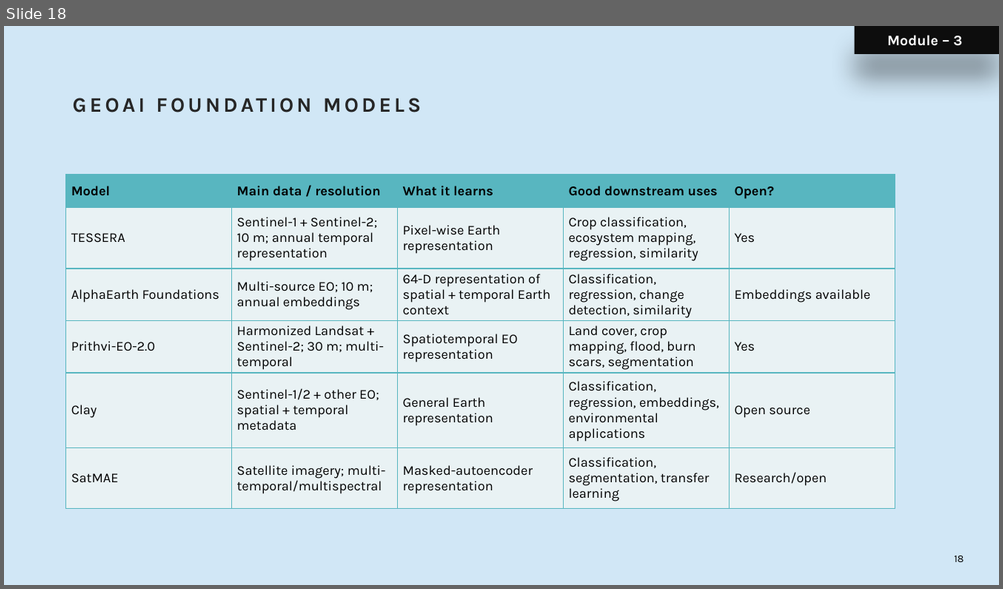
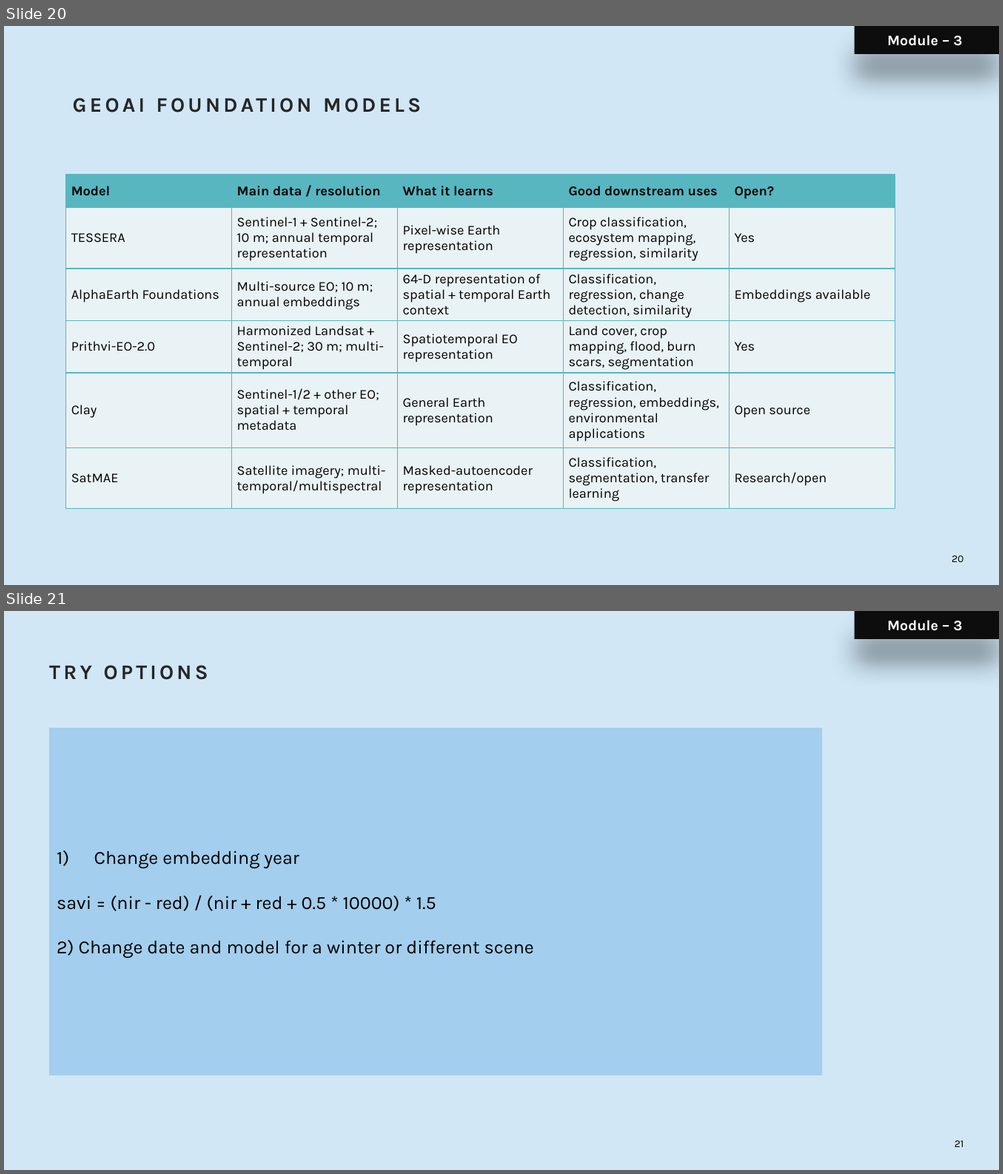
Before and after one commit to sujayara/Cypher2026_AI_for_Space_Workshop, a slide deck: Workshop_AI_for_Space_VFinal.pptx. Shown one above the other, each under a label of ours: slide 18 before the commit, slides 20 and 21 after it. The pictures are 1003x589 and 1003x1174 pixels, drawn with LibreOffice and Linux fonts; fonts in the diff are those of the drawing; background and template pictures are left out. Boxes give left, top, right and bottom in pixels: in the first picture for what was removed or moved away, otherwise in the second. Text is boxed around its words. In the diff, an @@ line names an element or a change of style, - is before the commit and + after.

```diff
--- a/Workshop_AI_for_Space_VFinal.pptx
+++ b/Workshop_AI_for_Space_VFinal.pptx
@@ slide 21 added at (x1=4, y1=611, x2=999, y2=1170), background #D1E7F6 @@
@@ rectangle added at (x1=854, y1=611, x2=999, y2=639), fill #0D0D0D, 14 pt, text #FFFFFF, bold @@
+Module – 3
@@ title added at (x1=49, y1=665, x2=208, y2=680), 20 pt, text #262626, bold @@
+TRY OPTIONS
@@ rectangle added at (x1=50, y1=728, x2=822, y2=1076), fill #A3CEED, 18 pt, text #000000 @@
+1) Change embedding year
+savi = (nir - red) / (nir + red + 0.5 * 10000) * 1.5
+2) Change date and model for a winter or different scene
@@ page number added at (x1=954, y1=1141, x2=964, y2=1147), 10 pt, text #000000 @@
+21
@@ what was slide 18 is now slide 20 @@
@@ page number at (x1=951, y1=556, x2=963, y2=562): text changed @@
-18
+20
```
Also in this commit, not shown: 1 slide changed, 2 other slides added.
